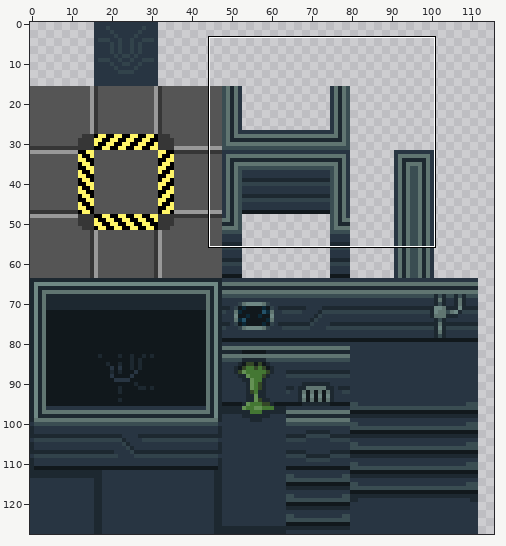
Two states of a sprite sheet, sprites/spr_walls/layers/e3381880-a2de-4623-a097-b74e502d52e4/bf62cf8b-6dfe-4e5d-9115-908e8e320d51.png. The first picture is a wide view before the edit; the outline marks the close-up.
Close-up. Old version:
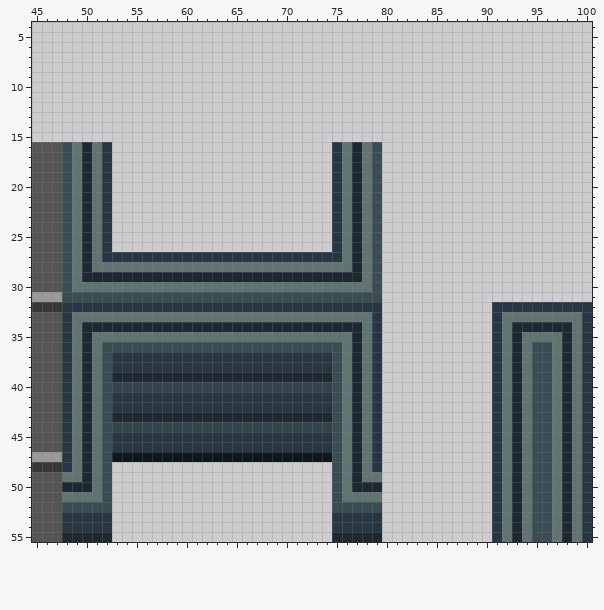
The file is 128x128 pixels. Shown: x 45..100, y 4..55. The wide view leaves out empty margins.
And afterwards:
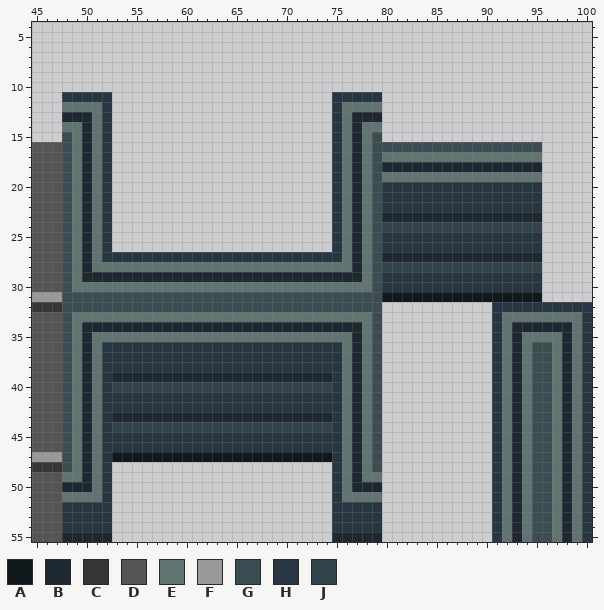
Palette (. is transparent): A #11181c  B #1d2830  C #363636  D #555555  E #607571  F #999999  G #3a4d52  H #283542  J #32434b
Changes in this commit:
There is now colour A in row 31 at x 80 to 95.
There is now colour B in row 13 at x 48 to 50 and 77 to 79; in rows 14 to 15 at x 50 and 77; in row 18 at x 80 to 95; in row 23 at x 80 to 95; in row 27 at x 80 to 95.
There is now colour E in row 12 at x 48 to 51 and 76 to 79; in row 13 at x 51 and 76; in row 14 at x 48 to 49, 51, 76 and 78 to 79; in row 15 at x 49, 51, 76 and 78; in row 17 at x 80 to 95; in row 19 at x 80 to 95.
There is now colour G in row 15 at x 48 and 79; in row 16 at x 80 to 95.
The edit turns colour H into colour G in row 32 at x 48 to 79; in rows 33 to 48 at x 48 and 79.
There is now colour H in row 11 at x 48 to 52 and 75 to 79; in rows 12 to 15 at x 52 and 75; in rows 20 to 22 at x 80 to 95; in rows 25 to 26 at x 80 to 95; in rows 29 to 30 at x 80 to 95.
The edit turns colour G into colour H in row 36 at x 52 to 75; in rows 37 to 51 at x 52 and 75; in row 52 at x 48 to 52 and 75 to 79.
There is now colour J in row 24 at x 80 to 95; in row 28 at x 80 to 95.
Pixel boxes of the changes (left, top, right, bottom) in both close-ups:
changed: (62, 92, 542, 512)
